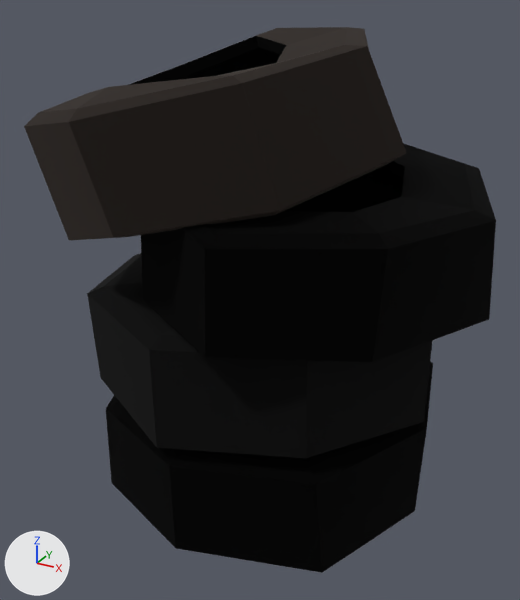
The glTF model assets/models/TirePile.glb, before and after one commit.
Camera for both pictures: a camera (50 mm lens) standing at (0.924, -1.608, 1.369) and looking at (0.051, -0.02, 0.575). The lights are fixed; the arrows at lower left show +X, +Y and +Z. The older version comes first. Where no turn or scale is listed for an object, it has been applied to the vertices.
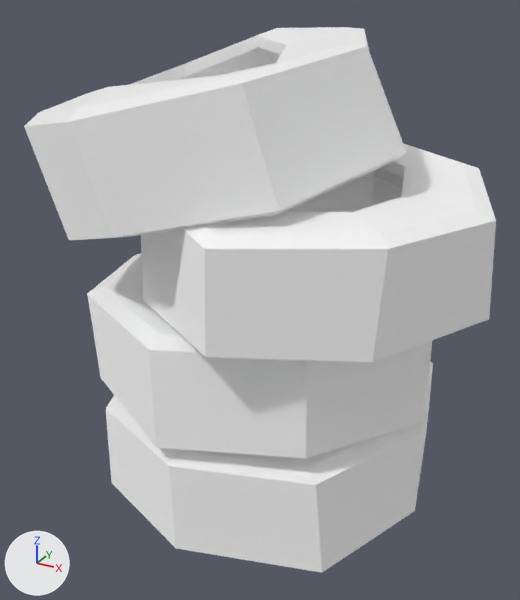
The newer file is also rescaled (x2.566), turned or shifted as a whole; pictures and numbers use the older file's frame.

Edits to the scene script, one JSON object a line:
```json
{"op": "add", "block": "mat_defaultmaterial", "code": ["mat_defaultmaterial = principled_material('DefaultMaterial')", "mat_defaultmaterial.base_color = (1.0, 1.0, 1.0)  # white #ffffff", "mat_defaultmaterial.metallic = 1.0", "mat_defaultmaterial.roughness = 1.0"]}
{"block": "me_mesh_0", "where": "me_mesh_0.from_pydata(...)  # 320 vertices, 640 faces; spans x -0.68..0.537, y -0.508..0.519, z 0.0..1.261"}
{"op": "remove", "block": "me_mesh_0", "code": "me_mesh_0.materials.append(mat_weaponsmaterial)  # picture img_image_0"}
{"op": "add", "block": "me_mesh_0", "code": "me_mesh_0.materials.append(mat_defaultmaterial)  # white #ffffff"}
```

What differs and where, as boxes (x1, y1, x2, y2) in the pictures (520 x 600 px):
```json
{"object": "Mesh", "change": "recoloured", "before": [24, 27, 496, 573], "after": [24, 27, 496, 573], "on screen": "black to white"}
```
